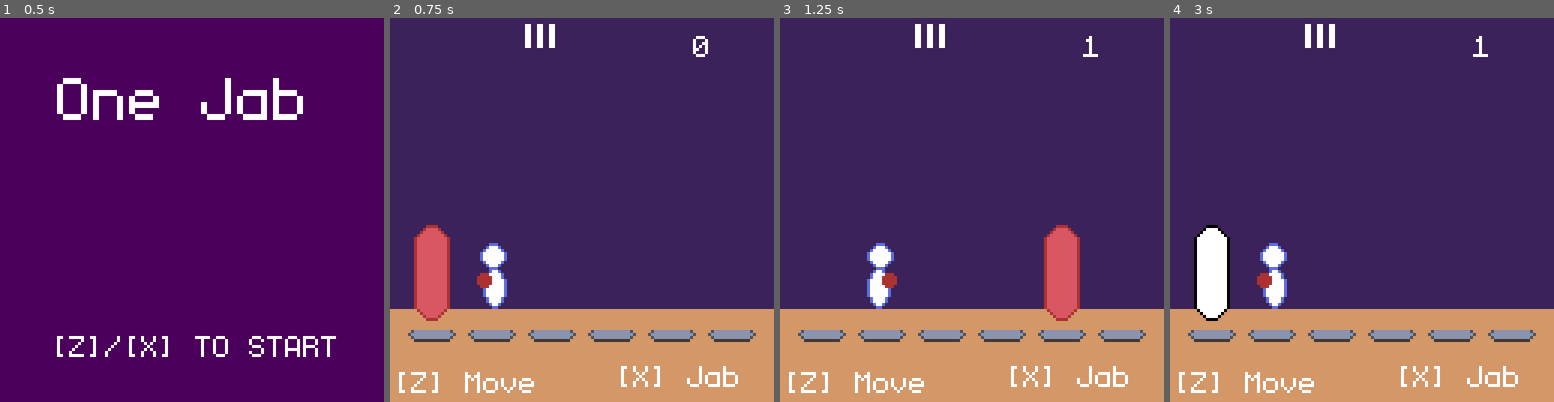
Above: before the commit, frames 1-4 (left to right).
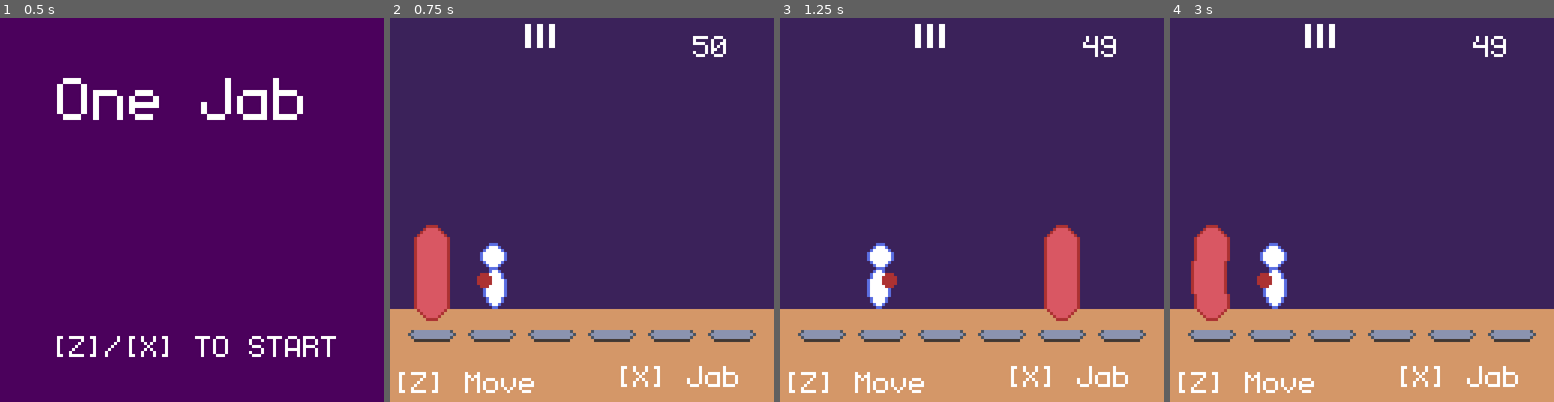
Above: after the commit, the same moments.

Repository: sugarvoid/one-jab
Game: Godot game, scene res://game/game.tscn
Two runs of this game, one before a commit and one after it. Both use one fixed random seed, a clock stepped at 60 frames per second and the inputs below.
Inputs:
- Up to frame 1 (0.5 s): no input
- Up to frame 2 (0.75 s): tap Enter at 0.5 s; hold Z (move) from 0.53 s (still down)
- Up to frame 3 (1.25 s): keep holding Z (move); tap X (poke) at 0.8 s
- Up to frame 4 (3 s): release Z (move) at 1.28 s; tap X (poke) at 1.35, 2.3, 2.85 s; tap Z (move) at 1.55 s; tap Space at 2 s; hold Z (move) 2.03-2.78 s; tap Enter at 2.75 s

Frame 1 is identical in both runs. In frame 2, 0.2% of the frame differs, in the area x 78-88%, y 4-11%; in frame 3, 0.2%; in frame 4, 2.4%, in the area x 5-88%, y 4-79%.

Commit message:
Add timer

Diff:
--- a/game/game.gd
+++ b/game/game.gd
@@ -1,10 +1,11 @@
 extends Node2D
 
 var game_state: int
-var hits: int
+var hits_left: int
 var bag_slot: int
 var player_slot: int
 var lives: int
+const HITS_NEEDED: int = 50;
 
 const slots: Array[int] = [
 	14,
@@ -41,7 +42,7 @@
 	$PlayScreen/Player.position = Vector2(slots[player_slot], 88)
 
 func update_hud():
-	$PlayScreen/lblHits.text = str(hits)
+	$PlayScreen/lblHits.text = str(hits_left)
 
 func switch_screen(new_screen: int):
 	self.game_state = new_screen
@@ -52,13 +53,14 @@
 			$StartScreen.show()
 		1:
 			lives = 3
-			hits = 0
+			hits_left = HITS_NEEDED
 			bag_slot = 0
 			player_slot = 1
 			update_hud()
 			$PlayScreen.show()
 			$StartScreen.hide()
 			$GameOver.hide()
+			$PlayScreen/TimeLeft.start();
 		2:
 			$PlayScreen.hide()
 			$StartScreen.hide()
@@ -68,7 +70,7 @@
 func player_punch():
 	if player_slot == (bag_slot - 1) or player_slot == bag_slot + 1:
 		$PlayScreen/PunchingBag/AnimatedSprite2D.play("hit")
-		hits += 1
+		hits_left -= 1
 		update_hud()
 		move_bag()
 	else:
--- a/game/game.tscn
+++ b/game/game.tscn
@@ -10,6 +10,7 @@
 script = ExtResource("1_kfiw7")
 
 [node name="StartScreen" type="Node2D" parent="."]
+visible = false
 
 [node name="ColorRect" type="ColorRect" parent="StartScreen"]
 offset_right = 133.0
@@ -42,7 +43,6 @@
 text = "Test"
 
 [node name="PlayScreen" type="Node2D" parent="."]
-visible = false
 
 [node name="ColorRect" type="ColorRect" parent="PlayScreen"]
 offset_left = -6.0
@@ -131,6 +131,17 @@
 offset_right = 55.0
 offset_bottom = 10.0
 
+[node name="TimeLeft" type="Timer" parent="PlayScreen"]
+wait_time = 60.0
+
+[node name="TextureProgressBar" type="TextureProgressBar" parent="PlayScreen"]
+offset_left = 23.0
+offset_top = 16.0
+offset_right = 103.0
+offset_bottom = 21.0
+max_value = 60.0
+value = 34.0
+
 [node name="GameOver" type="Node2D" parent="."]
 visible = false
 
--- a/game/punching_bag.tscn
+++ b/game/punching_bag.tscn
@@ -41,7 +41,7 @@
 }],
 "loop": false,
 "name": &"hit",
-"speed": 15.0
+"speed": 20.0
 }]
 
 [node name="PunchingBag" type="Node2D"]
--- a/project.godot
+++ b/project.godot
@@ -10,7 +10,7 @@
 
 [application]
 
-config/name="One Jabs"
+config/name="One Jab"
 run/main_scene="res://game/game.tscn"
 config/features=PackedStringArray("4.2", "GL Compatibility")
 config/icon="res://icon.svg"
